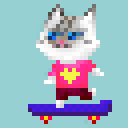
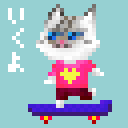
The second 128 x 128 image is a revision of the first. Changes to its layers:
showed "00-fg" over box(8, 8, 24, 72)
painted on "12-face" over box(40, 12, 72, 64)
painted on "30-shirt-burn" over box(44, 68, 52, 76)
painted on "31-shirt-tint" over box(60, 60, 64, 64)
painted on "71-wheel-burn" over box(48, 120, 100, 128)
painted on "72-wheel" over box(48, 120, 100, 128)
